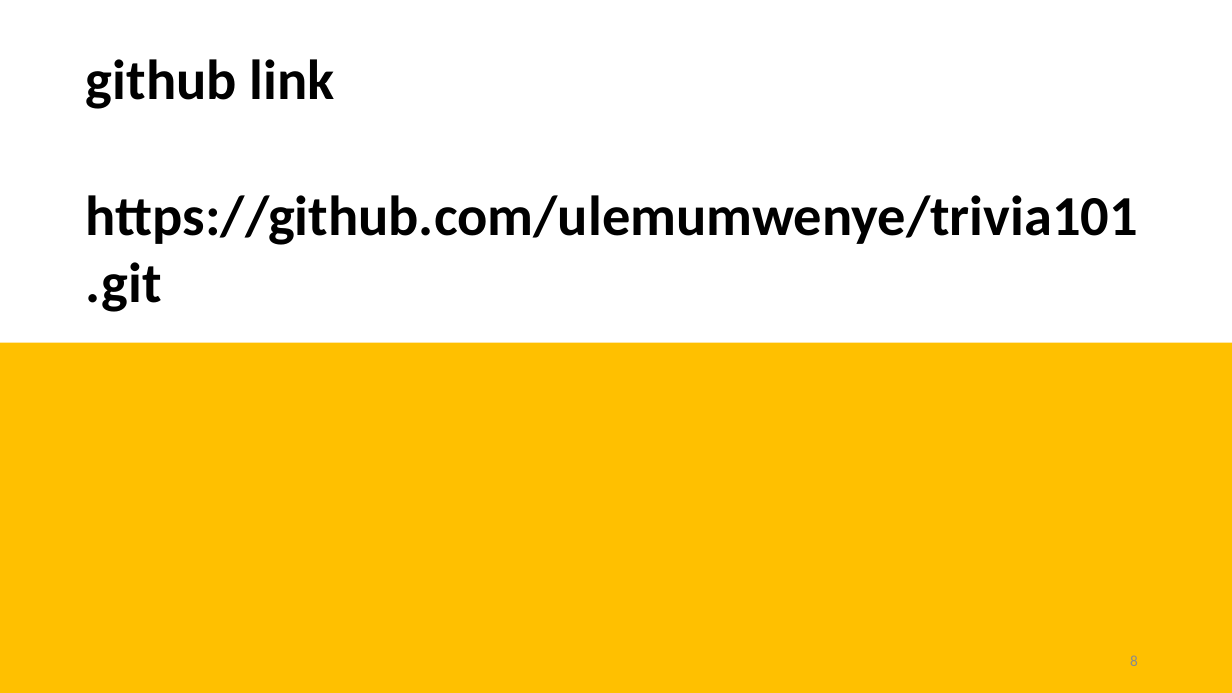
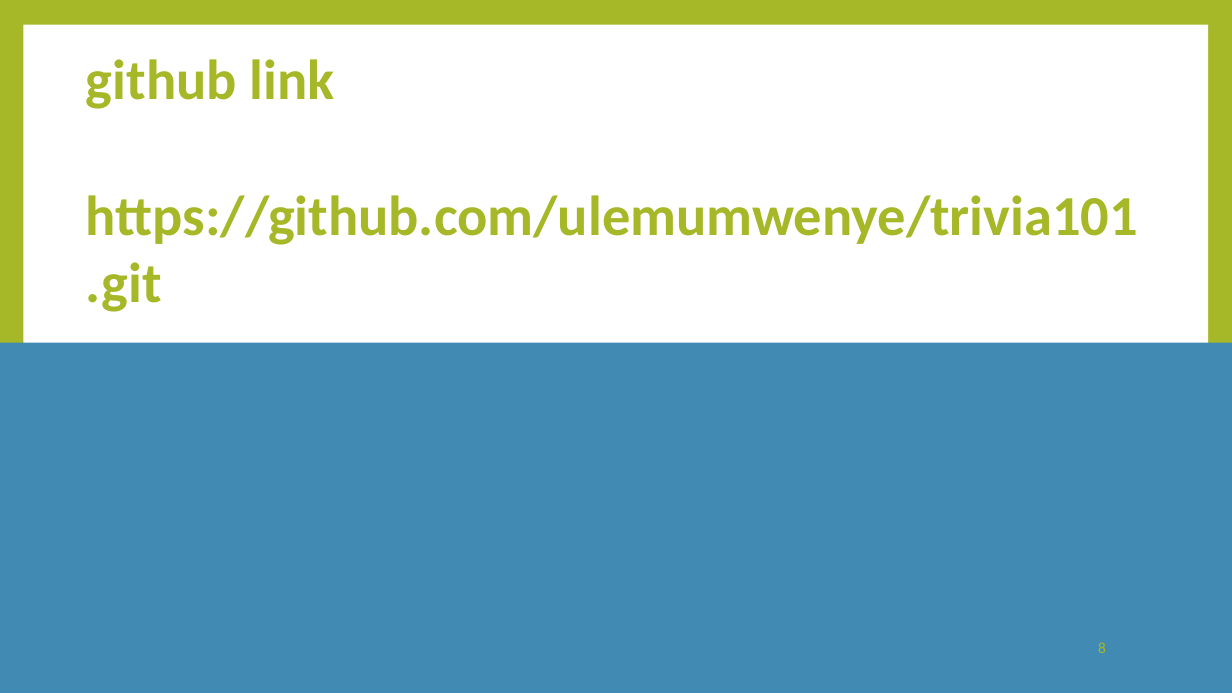
Before and after one commit to ulemumwenye/trivia101, a slide deck: slide 8 of trivia 101 final presentation.pptx. Drawn at 1232x693 pixels with LibreOffice and Linux fonts; fonts in the diff are those of the drawing. Boxes give left, top, right and bottom in pixels: in the first picture for what was removed or moved away, otherwise in the second. Text is boxed around its words. In the diff, an @@ line names an element or a change of style, - is before the commit and + after.

```diff
--- a/trivia 101 final presentation.pptx
+++ b/trivia 101 final presentation.pptx
@@ background #FFFFFF to #A6B727 @@
@@ rectangle added at (23, 25, 1208, 669), fill #FFFFFF @@
@@ title "github link https://github.com/ulemumwenye/trivia101.git" at (86, 59, 1138, 312): text colour #000000 to #A6B727 @@
@@ rectangle at (0, 343, 1232, 693): fill #FFC000 to #418AB3 @@
@@ page number: place and size @@
-page number at (1130, 655, 1138, 666)
+page number at (1098, 642, 1106, 653)
@@ page number at (1098, 642, 1106, 653): text colour #8C8C8C to #A6B727 @@
```
Also in this commit, not shown: 7 other slides changed.
